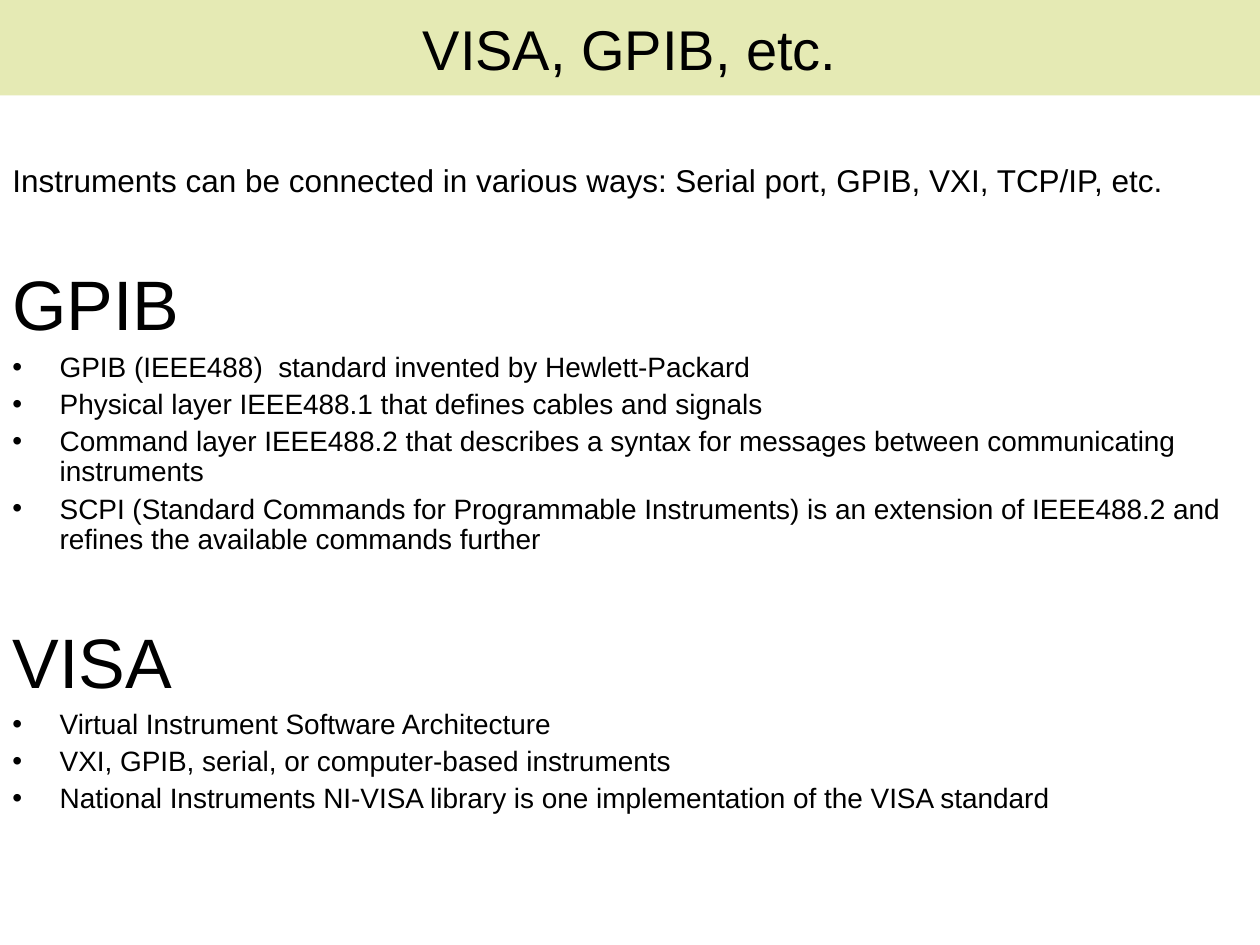
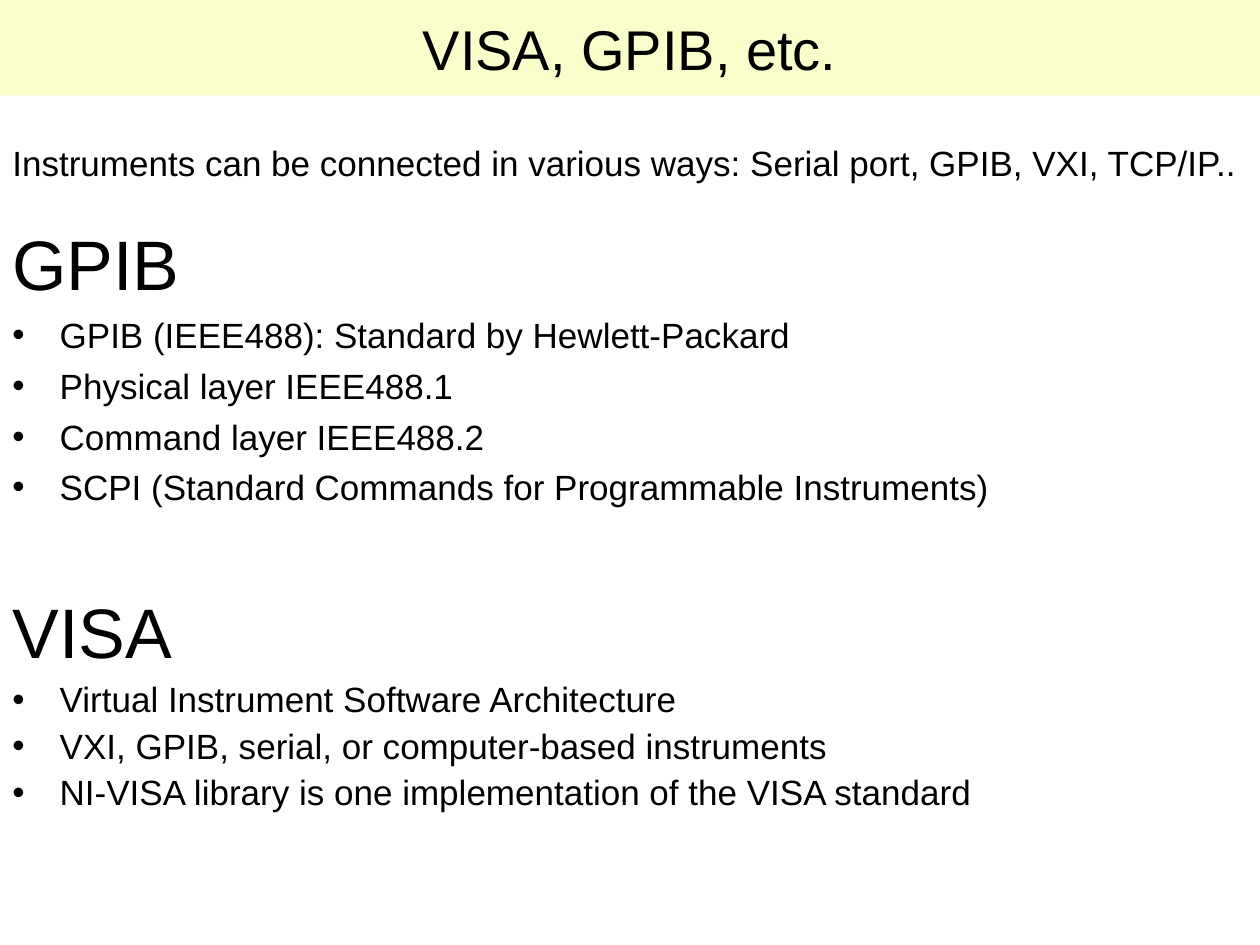
Before and after one commit to lab-measurement/Lab-Measurement, a slide deck: slide 4 of VISA/Tutorial/Talk/Lab-VISA.ppt. Drawn at 1260x945 pixels with LibreOffice and Linux fonts; fonts in the diff are those of the drawing. Boxes give left, top, right and bottom in pixels: in the first picture for what was removed or moved away, otherwise in the second. Text is boxed around its words. In the diff, an @@ line names an element or a change of style, - is before the commit and + after.

```diff
--- a/VISA/Tutorial/Talk/Lab-VISA.ppt
+++ b/VISA/Tutorial/Talk/Lab-VISA.ppt
@@ title "VISA, GPIB, etc." at bbox=[0, 0, 1260, 96]: fill #E5EAB4 to #F9FECA @@
@@ text at bbox=[12, 150, 1236, 183]: text changed; size 18 to 20 pt @@
-Instruments can be connected in various ways: Serial port, GPIB, VXI, TCP/IP, etc.
+Instruments can be connected in various ways: Serial port, GPIB, VXI, TCP/IP..
@@ text "GPIB": place and size @@
-text "GPIB" at bbox=[12, 281, 1220, 550]
+text "GPIB" at bbox=[12, 241, 989, 507]
@@ text at bbox=[12, 241, 179, 291]: line spacing 0.9 to 1 @@
@@ text at bbox=[60, 322, 989, 507]: text changed; size 16 to 20 pt @@
-• GPIB (IEEE488) standard invented by Hewlett-Packard
-• Physical layer IEEE488.1 that defines cables and signals
-• Command layer IEEE488.2 that describes a syntax for messages between communicating instruments
-• SCPI (Standard Commands for Programmable Instruments) is an extension of IEEE488.2 and refines the available commands further
+• GPIB (IEEE488): Standard by Hewlett-Packard
+• Physical layer IEEE488.1
+• Command layer IEEE488.2
+• SCPI (Standard Commands for Programmable Instruments)
@@ text "VISA": place and size @@
-text "VISA" at bbox=[12, 639, 1049, 814]
+text "VISA" at bbox=[12, 609, 970, 812]
@@ text at bbox=[60, 686, 827, 765]: size 16 to 20 pt in "Virtual Instrument Software Architecture", "VXI, GPIB, serial, or computer-based instruments"; more space between paragraphs @@
@@ text at bbox=[60, 779, 970, 812]: text changed; size 16 to 20 pt @@
-• National Instruments NI-VISA library is one implementation of the VISA standard
+• NI-VISA library is one implementation of the VISA standard
```
Also in this commit, not shown: 7 other slides changed, 1 other file.
